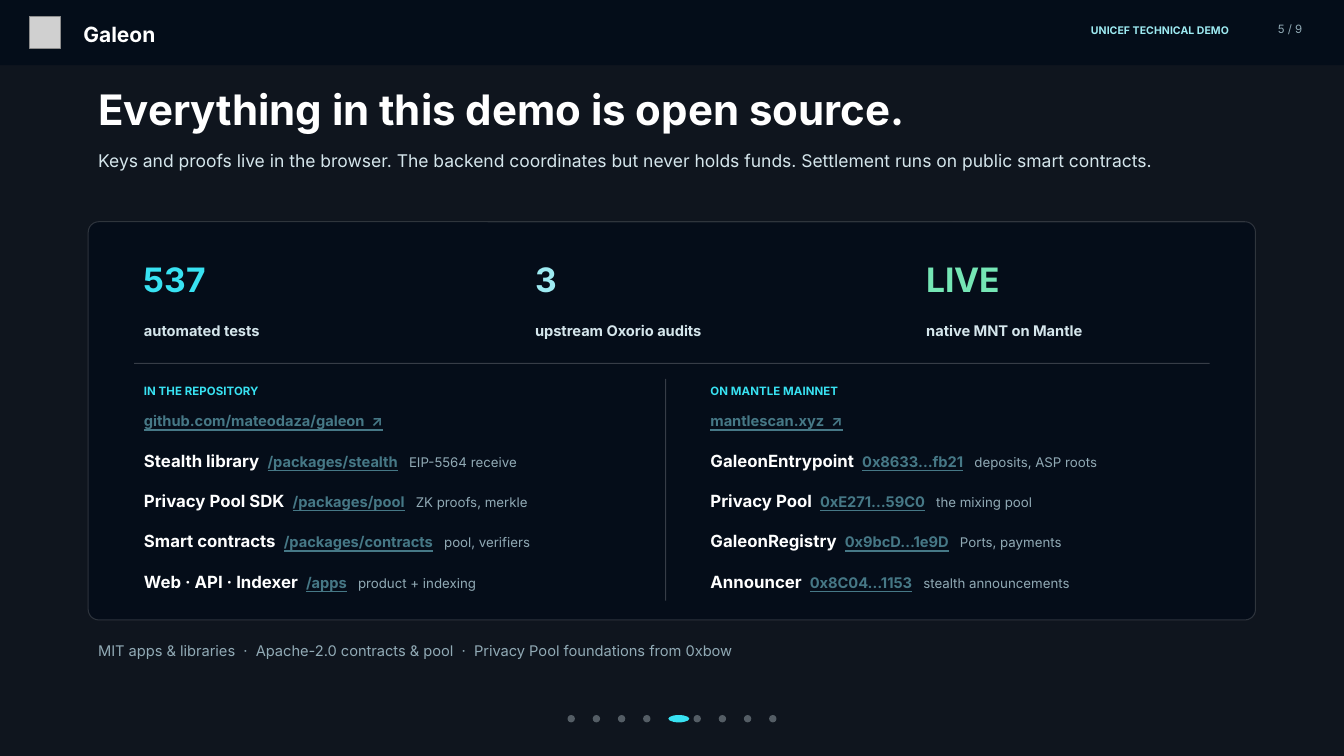
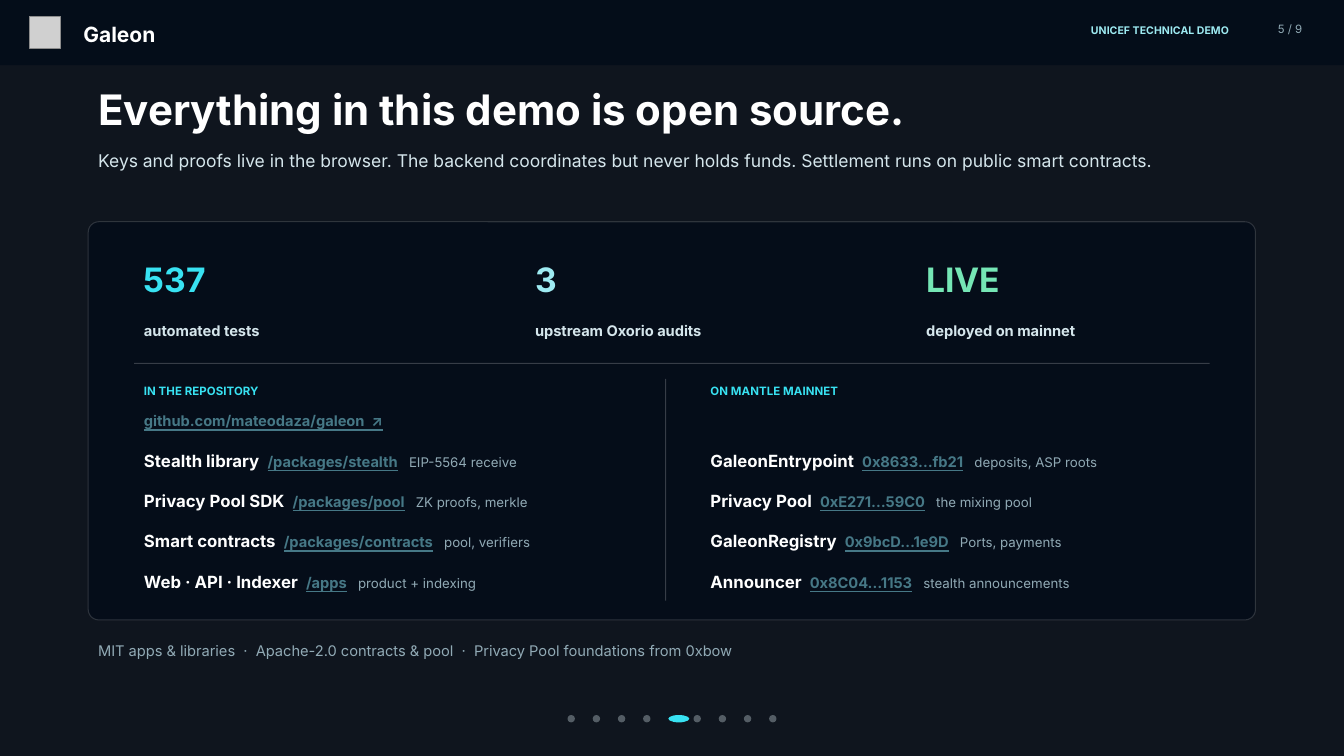
Before and after one commit to mateodaza/galeon, a slide deck: slide 5 of outputs/Galeon_UNICEF_Technical_Demo_2026.pptx. Drawn at 1344x756 pixels with LibreOffice and Linux fonts; fonts in the diff are those of the drawing; grey boxes stand for pictures; background and template pictures are left out; a plain dark background stands for a picture behind light text. Boxes give left, top, right and bottom in pixels: in the first picture for what was removed or moved away, otherwise in the second. Text is boxed around its words. In the diff, an @@ line names an element or a change of style, - is before the commit and + after.

```diff
--- a/outputs/Galeon_UNICEF_Technical_Demo_2026.pptx
+++ b/outputs/Galeon_UNICEF_Technical_Demo_2026.pptx
@@ text at [926, 325, 1075, 339]: text changed @@
-native MNT on Mantle
+deployed on mainnet
@@ text removed at [710, 415, 824, 431] @@
-mantlescan.xyz ↗
```
Also in this commit, not shown: 3 other slides changed, 1 other file.
